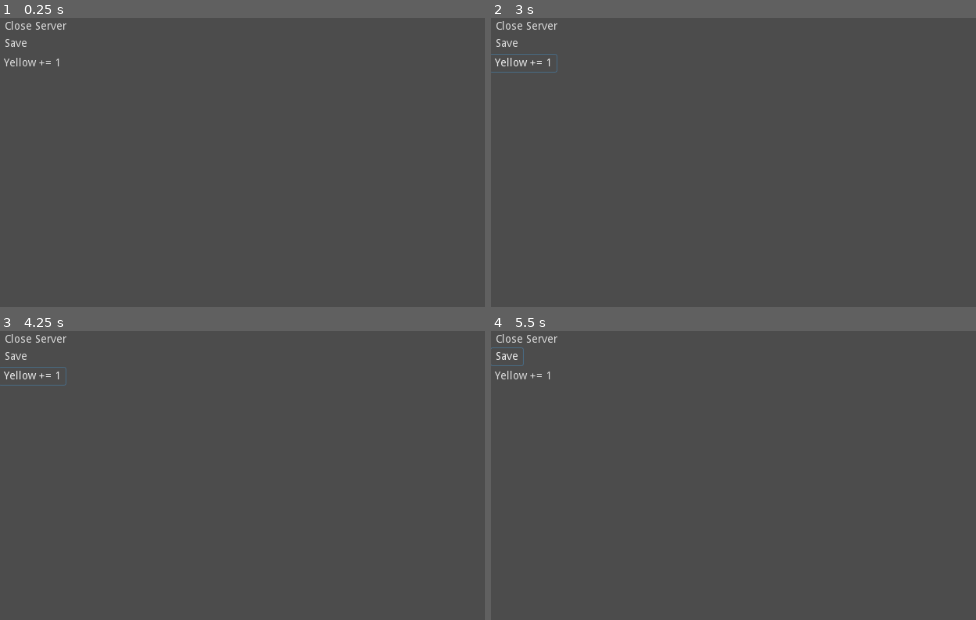
Above: before the commit, frames 1-4 (two rows, left to right).
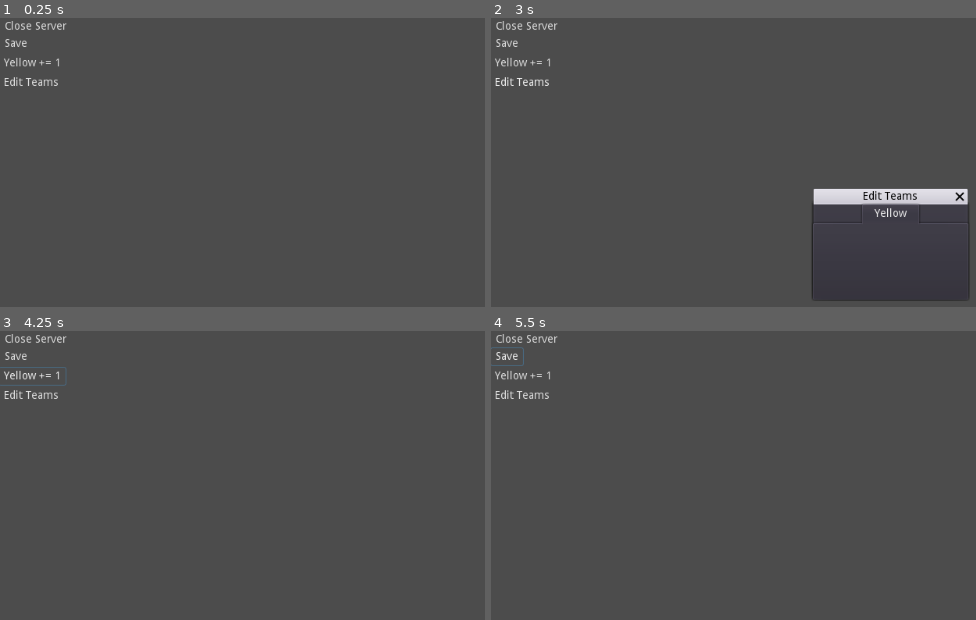
Above: after the commit, the same moments.

Repository: kiesenverseist/discord-game
Game: Godot game, scene res://remote_server/RemoteServer.tscn
Same seed, same stepped clock (60 frames per second), same inputs: the game is played once before the commit and once after it. This scene is started directly instead of the project's main scene.
Inputs (mouse positions are in pixels of both pictures, inside the frame that each line leads up to):
- Up to frame 1 (0.25 s): no input
- Up to frame 2 (3 s): click (520, 81) at 0.5 s, where only the run after the commit has a clickable "Edit Teams"; click "Yellow += 1" at 1.25 s; click "Yellow += 1" at 2 s; click (520, 81) at 2.75 s, where only the run after the commit has a clickable "Edit Teams"
- Up to frame 3 (4.25 s): click "Yellow += 1" at 3.5 s
- Up to frame 4 (5.5 s): click (520, 394) at 4.25 s, where only the run after the commit has a clickable "Edit Teams"; click "Save" at 5 s

The runs differ from the first frame. In frame 1, 0.2% of the frame differs, in the area x 0-12%, y 20-24%; in frame 2, 2.4%, in the area x 0-99%, y 12-98%; in frame 3, 0.2%; in frame 4, 0.2%.
Error in both runs: Invalid get index 'Yellow' (on base: 'Dictionary'). (res://remote_server/gui.gd:21)

Commit message:
fixing some bot stuff
also starting work on a better remote server gui

Diff:
--- a/discord_sim/remote_server/RemoteServer.tscn
+++ b/discord_sim/remote_server/RemoteServer.tscn
@@ -35,11 +35,46 @@
 margin_bottom = 68.7887
 text = "Yellow += 1"
 
+[node name="OpenTeams" type="ToolButton" parent="GUI"]
+margin_left = -0.698334
+margin_top = 71.9424
+margin_right = 81.3017
+margin_bottom = 93.9424
+text = "Edit Teams"
+
 [node name="YellowPoints" type="Label" parent="GUI"]
 margin_left = 6.28506
 margin_top = 74.0239
 margin_right = 46.2851
 margin_bottom = 88.0239
+
+[node name="TeamsWindow" type="WindowDialog" parent="GUI"]
+visible = true
+anchor_left = 0.5
+anchor_top = 0.5
+anchor_right = 0.5
+anchor_bottom = 0.5
+margin_left = -98.5
+margin_top = -60.5
+margin_right = 98.5
+margin_bottom = 60.5
+grow_horizontal = 2
+grow_vertical = 2
+window_title = "Edit Teams"
+resizable = true
+
+[node name="TabContainer" type="TabContainer" parent="GUI/TeamsWindow"]
+anchor_right = 1.0
+anchor_bottom = 1.0
+
+[node name="Yellow" type="VBoxContainer" parent="GUI/TeamsWindow/TabContainer"]
+anchor_right = 1.0
+anchor_bottom = 1.0
+margin_left = 4.0
+margin_top = 32.0
+margin_right = -4.0
+margin_bottom = -4.0
 [connection signal="pressed" from="GUI/Exit" to="GUI" method="_on_Exit_pressed"]
 [connection signal="pressed" from="GUI/Save" to="GUI" method="_on_Save_pressed"]
 [connection signal="pressed" from="GUI/AddYellow" to="GUI" method="_on_AddYellow_pressed"]
+[connection signal="pressed" from="GUI/OpenTeams" to="GUI" method="_on_OpenTeams_pressed"]
--- a/discord_sim/remote_server/gui.gd
+++ b/discord_sim/remote_server/gui.gd
@@ -20,3 +20,7 @@
 	var t = da.teams
 	t["Yellow"].add_points(1)
 	da.teams = t
+
+
+func _on_OpenTeams_pressed():
+	$TeamsWindow.popup()
--- a/discord_sim/server/Websocket.gd
+++ b/discord_sim/server/Websocket.gd
@@ -41,12 +41,12 @@
 func connection_established(protocol = "none"):
 	print("Connection succesfull: %s" % protocol)
 	send_data({"type":"message", "message":"Server Connected",
-			"channel_id" : "566610532786765854"})
+			"channel_name" : "bridge", "category_name" : "Super"})
 
 func connection_error():
 	print("connection error'd")
 
 func close():
 	send_data({"type":"message", "message":"Server Closed",
-			"channel_id" : "566610532786765854"})
+			"channel_name" : "bridge", "category_name" : "Super"})
 	client.disconnect_from_host(1000,"Server closed")
Not shown, changed: discord_bot/bot.py
